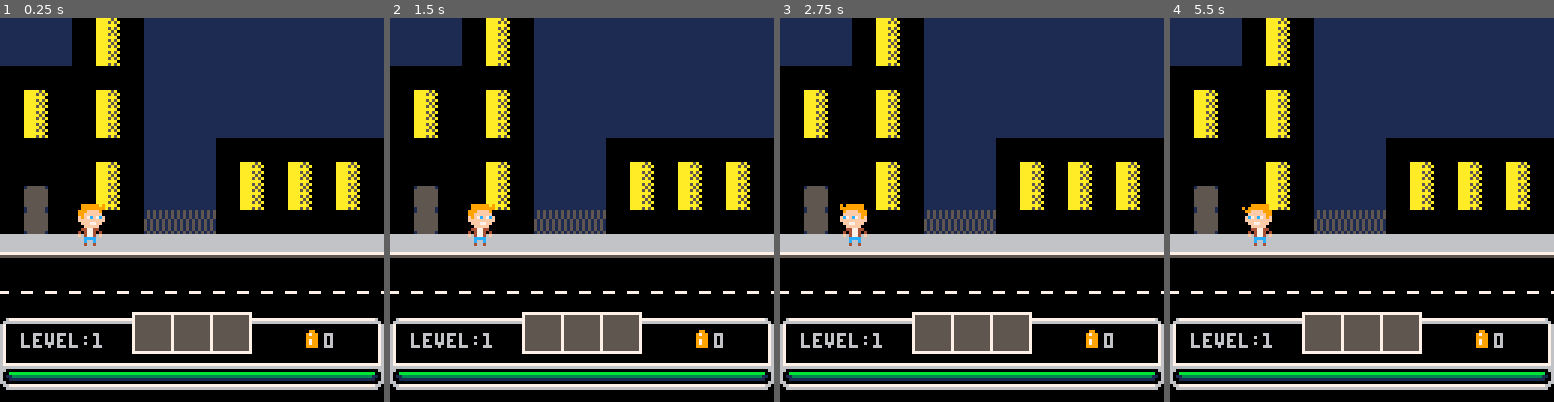
Above: before the commit, frames 1-4 (left to right).
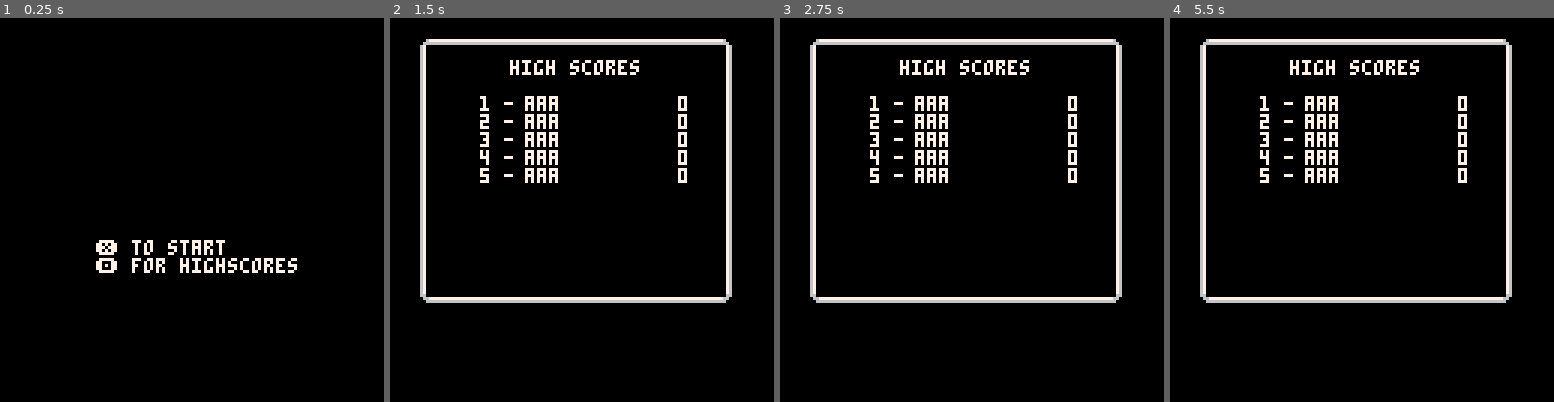
Above: after the commit, the same moments.

Repository: NicolaMigliore/zombie
Game: PICO-8 cartridge zombie.p8
Two runs of this game, one before a commit and one after it. Both use one fixed random seed, a clock stepped at 60 frames per second and the inputs below.
Inputs:
- Up to frame 1 (0.25 s): no input
- Up to frame 2 (1.5 s): tap O (Z key) at 0.33, 0.7, 1.43 s; tap X (X key) at 1.07 s
- Up to frame 3 (2.75 s): hold Left 1.97-2.37 s; tap X (X key) at 2.07, 2.4, 2.73 s; tap O (Z key) at 2.22 s; hold Down from 2.42 s (still down)
- Up to frame 4 (5.5 s): release Down at 2.82 s; hold Right 2.87-3.53 s; tap X (X key) every 0.33 s from 3.07 to 5.4 s; tap O (Z key) at 3.1, 3.98, 4.87 s; hold Up 3.58-4.08 s; hold Right 4.13-4.53 s; hold Down 4.58-5.08 s; hold Left from 5.13 s (still down)

The runs differ from the first frame. In frame 1, 51% of the frame differs, in the area x 0-100%, y 0-97%; in frame 2, 53%; in frame 3, 53%; in frame 4, 53%.

Commit message:
Added title scene

Diff:
--- a/scenes/highscore.lua
+++ b/scenes/highscore.lua
@@ -1,4 +1,4 @@
-function _highscore_i()
+function _scene_highscore_i()
 	cartdata("jack_vs_zombies_1")
 	hscores = {}
 	load_hs()
@@ -7,7 +7,7 @@
 	initials = { 1, 1, 1 }
 	initials_i = 1
 end
-function _highscore_u()
+function _scene_highscore_u()
 	if score > 0 then
 		-- input initials
 		if btnp(➡️) then
@@ -44,7 +44,7 @@
 		if (btnp(❎)) add_hs(initials[1],initials[2],initials[3],score) sfx(17) load_scene_level()
 	end
 end
-function _highscore_d()
+function _scene_highscore_d()
 	camera()
 	draw_window_frame(10, 7, 107, 90)
 
@@ -69,7 +69,7 @@
 		--initials input
 		for i=1,#initials do
 			local ini_c=7
-			if(i==initials_i) ini_c = 8--blink_c
+			if(i==initials_i) ini_c = 8
 			print(hs_chars[initials[i]],42+(i*4),66,ini_c)
 			print(score,60,66,7)
 		end
--- a/scenes/title.lua
+++ b/scenes/title.lua
@@ -0,0 +1,34 @@
+function _scene_title_u()
+    if(btnp(❎)) load_scene_level()
+    if(btnp(🅾️)) load_scene_highscore()
+
+    -- advance flicker timer
+    flicker_cnt -= 1
+    if flicker_cnt < 0 then
+        flicker_i += 1
+        if(flicker_i > #flicker_times) flicker_i = 1
+        flicker_cnt = flicker_times[flicker_i]
+        flicker_off = not flicker_off
+    end
+end
+
+function _scene_title_d()
+    cls()
+    pal()
+    if(flicker_off) pal(13,0)
+    sspr(72,96,32,16,32,32,64,32)
+    -- propts
+    print("❎ to start",32,74,blink_color1.color)
+    print("🅾️ for highscores",32,80,blink_color1.color)
+end
+
+function load_scene_title()
+    mode = "title"
+    score = 0
+
+    -- flicker
+    flicker_times = {32,8,8}
+    flicker_cnt = 32
+    flicker_i = 1
+    flicker_off = false
+end
--- a/scripts/main.lua
+++ b/scripts/main.lua
@@ -14,7 +14,7 @@
     particle_system = create_particle_system()
 
     -- setup scene
-    load_scene_level()
+    load_scene_title()
 
     -- debugging
     show_colliders = false
@@ -24,28 +24,29 @@
     cam_x = 0
 
     _ui_i()
-    _highscore_i()
+    _scene_highscore_i()
+
+    -- update functions
+    upd = {
+        title = _scene_title_u,
+        level = _scene_level_u,
+        death = _scene_death_u,
+        highscore = _scene_highscore_u
+    }
+    -- draw functions
+    drw = {
+        title = _scene_title_d,
+        level = _scene_level_d,
+        death = _scene_death_d,
+        highscore = _scene_highscore_d
+    }
 end
 
 function _update60()
-    if mode == "title" then
-    elseif mode == "level" then
-        _scene_level_u()
-    elseif mode == "death" then
-        _scene_death_u()
-    elseif mode == "highscore" then
-        _highscore_u()
-    end
+    upd[mode]()
     _ui_u()
 end
 
 function _draw()
-    if mode == "title" then
-    elseif mode == "level" then
-        _scene_level_d()
-    elseif mode == "death" then
-        _scene_death_d()
-    elseif mode == "highscore" then
-        _highscore_d()
-    end
+    drw[mode]()
 end
--- a/zombie.p8
+++ b/zombie.p8
@@ -13,6 +13,7 @@
 #include scenes/level.lua
 #include scenes/death.lua
 #include scenes/highscore.lua
+#include scenes/title.lua
 
 --ecs
 #include ecs/components.lua
Not shown, changed: the sound effects (__sfx__) section of zombie.p8
